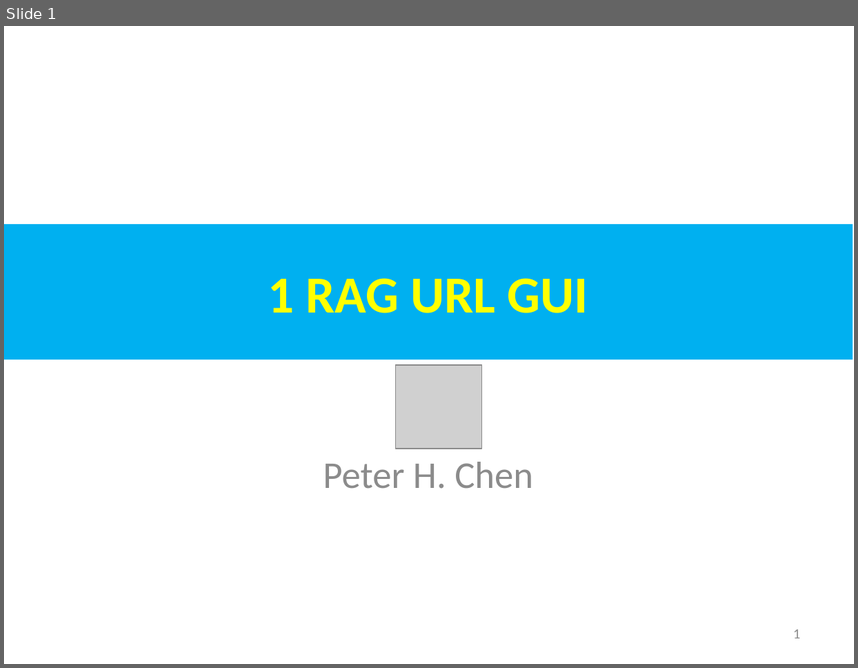
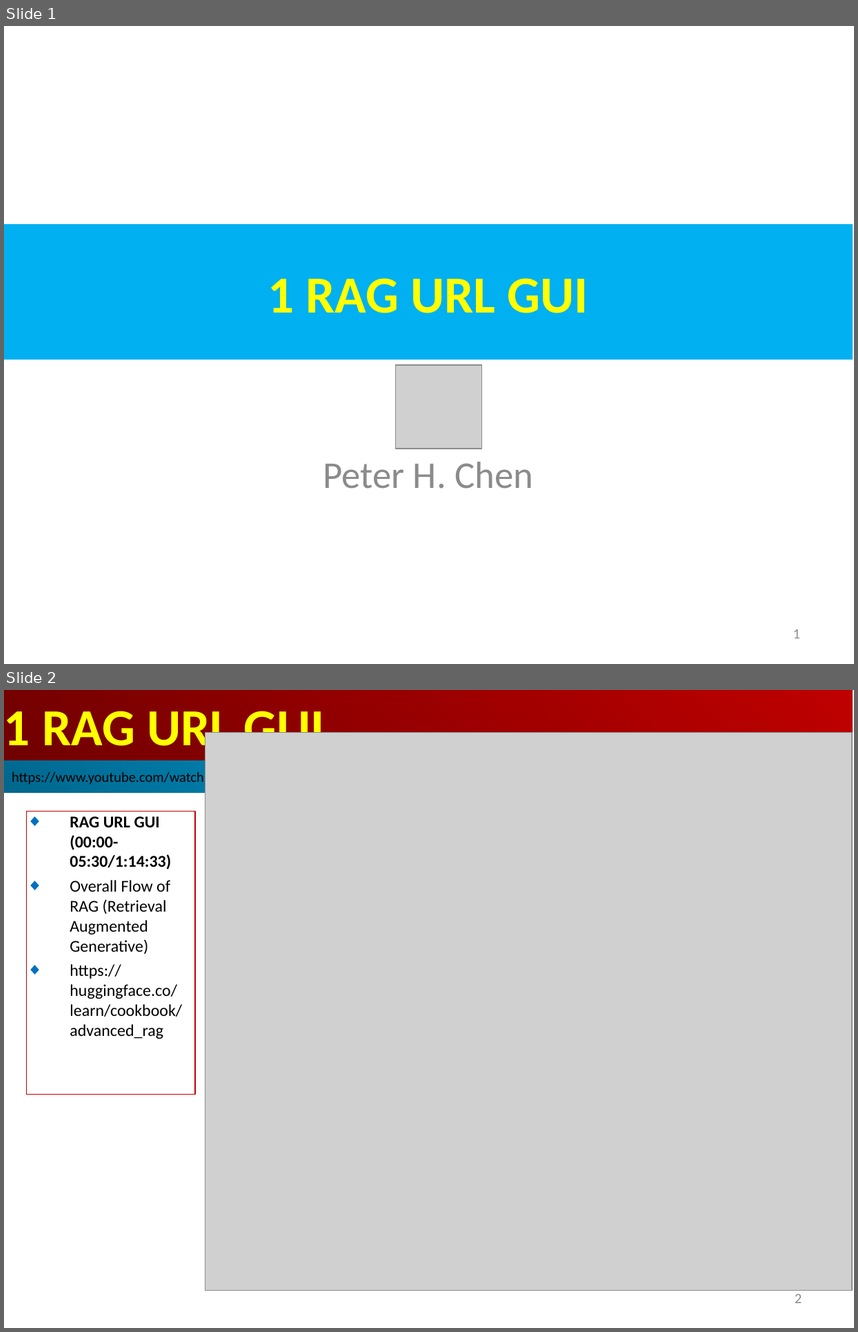
Before and after one commit to peterhchen/AIU_CS515_LLM, a slide deck: 813_RAG_URL_App/001_Video/03.07_RAG_URL_App.ppt. Shown one above the other, each under a label of ours: slide 1 before the commit, slides 1 and 2 after it. The pictures are 858x668 and 858x1332 pixels, drawn with LibreOffice and Linux fonts; fonts in the diff are those of the drawing; grey boxes stand for pictures. Boxes give left, top, right and bottom in pixels: in the first picture for what was removed or moved away, otherwise in the second. Text is boxed around its words. In the diff, an @@ line names an element or a change of style, - is before the commit and + after.

```diff
--- a/813_RAG_URL_App/001_Video/03.07_RAG_URL_App.ppt
+++ b/813_RAG_URL_App/001_Video/03.07_RAG_URL_App.ppt
@@ slide 2 added at (4,690,854,1328), background #FFFFFF @@
@@ text added at (4,702,324,758), 44 pt, text #FFFF00, bold @@
+1 RAG URL GUI
@@ picture added at (205,733,853,1290) @@
@@ text added at (12,770,646,786), 12 pt, text #000000 @@
+https://www.youtube.com/watch?v=MoqgmWV1fm8&list=PLeo1K3hjS3uu0N_0W6giDXzZIcB07Ng_F&index=3
@@ rectangle added at (27,811,195,1094), outline #C00000 0.74 pt, 14 pt, text #000000 @@
+◆ RAG URL GUI (00:00-05:30/1:14:33)
+◆ Overall Flow of RAG (Retrieval Augmented Generative)
+◆ https://huggingface.co/learn/cookbook/advanced_rag
@@ page number added at (795,1294,802,1303), 12 pt, text #8B8B8B @@
+2
```
Also in this commit, not shown: 1 other slide added.
